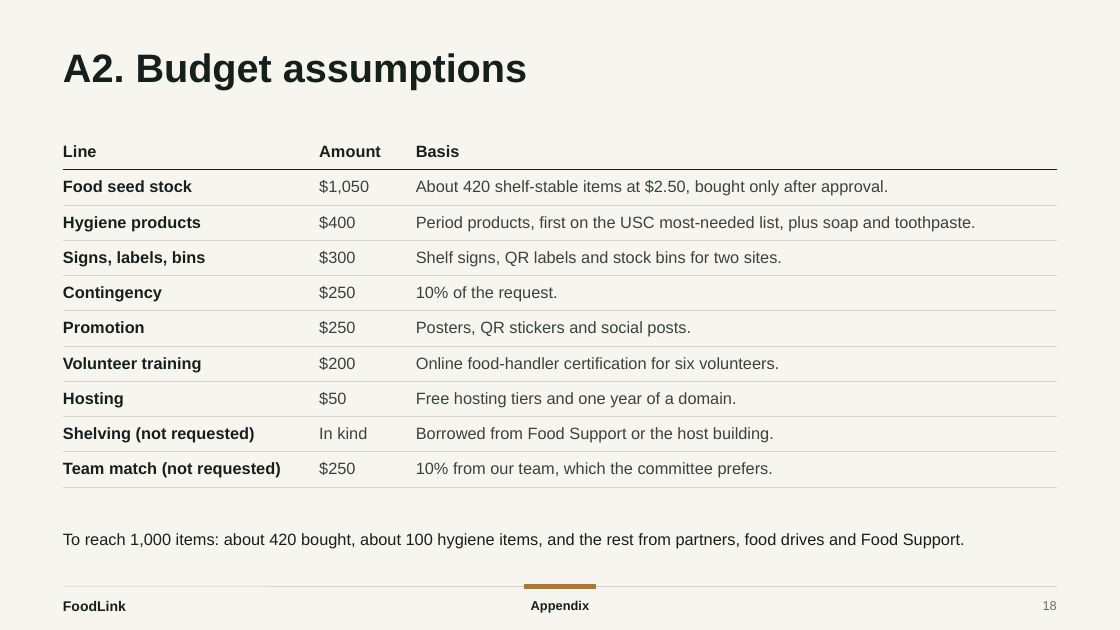
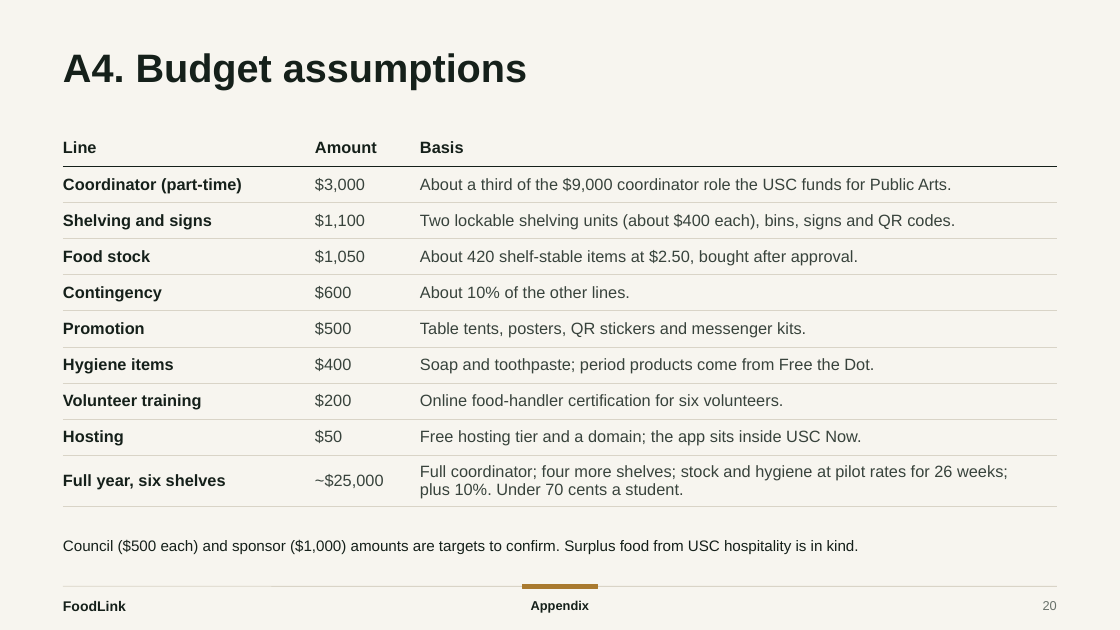
Before and after one commit to xingexu/aspire, a slide deck: slide 20 of deck/PBSN_ASPIRE_FoodLink.pptx (slide 18 before the commit). Drawn at 1120x630 pixels with LibreOffice and Linux fonts; fonts in the diff are those of the drawing. Boxes give left, top, right and bottom in pixels: in the first picture for what was removed or moved away, otherwise in the second. Text is boxed around its words. In the diff, an @@ line names an element or a change of style, - is before the commit and + after.

```diff
--- a/deck/PBSN_ASPIRE_FoodLink.pptx
+++ b/deck/PBSN_ASPIRE_FoodLink.pptx
@@ title at box(63, 53, 527, 89): text changed @@
-A2. Budget assumptions
+A4. Budget assumptions
@@ table at box(63, 130, 1057, 503) @@
-row 2: Food seed stock | $1,050 | About 420 shelf-stable items at $2.50, bought only after approval.
-row 3: Hygiene products | $400 | Period products, first on the USC most-needed list, plus soap and toothpaste.
-row 4: Signs, labels, bins | $300 | Shelf signs, QR labels and stock bins for two sites.
-row 5: Contingency | $250 | 10% of the request.
-row 6: Promotion | $250 | Posters, QR stickers and social posts.
+row 2: Coordinator (part-time) | $3,000 | About a third of the $9,000 coordinator role the USC funds for Public Arts.
+row 3: Shelving and signs | $1,100 | Two lockable shelving units (about $400 each), bins, signs and QR codes.
+row 4: Food stock | $1,050 | About 420 shelf-stable items at $2.50, bought after approval.
+row 5: Contingency | $600 | About 10% of the other lines.
+row 6: Promotion | $500 | Table tents, posters, QR stickers and messenger kits.
+row 7: Hygiene items | $400 | Soap and toothpaste; period products come from Free the Dot.
-row 8: Hosting | $50 | Free hosting tiers and one year of a domain.
-row 9: Shelving (not requested) | In kind | Borrowed from Food Support or the host building.
-row 10: Team match (not requested) | $250 | 10% from our team, which the committee prefers.
+row 9: Hosting | $50 | Free hosting tier and a domain; the app sits inside USC Now.
+row 10: Full year, six shelves | ~$25,000 | Full coordinator; four more shelves; stock and hygiene at pilot rates for 26 weeks; plus 10%. Under 70 cents a student.
@@ table: place and size @@
-table at box(63, 134, 1057, 482)
+table at box(63, 130, 1057, 503)
@@ text removed at box(63, 533, 965, 549) @@
-To reach 1,000 items: about 420 bought, about 100 hygiene items, and the rest from partners, food drives and Food Support.
@@ text added at box(63, 539, 859, 554), 13 pt, text #15201A @@
+Council ($500 each) and sponsor ($1,000) amounts are targets to confirm. Surplus food from USC hospitality is in kind.
@@ page number at box(1043, 601, 1057, 610): text changed @@
-18
+20
```
Also in this commit, not shown: 12 other slides changed, 9 slides added, 7 slides removed, 6 other files.
